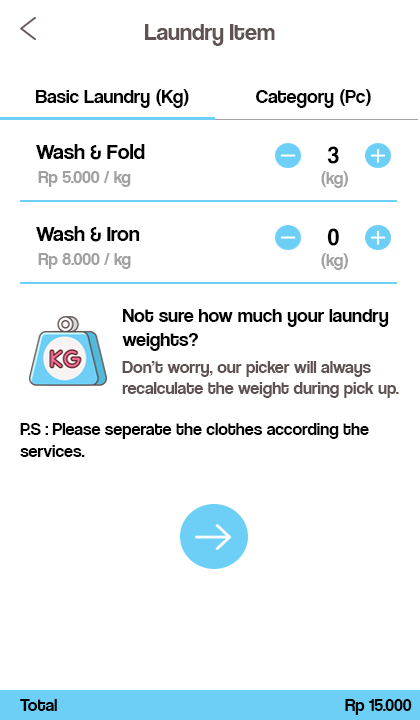
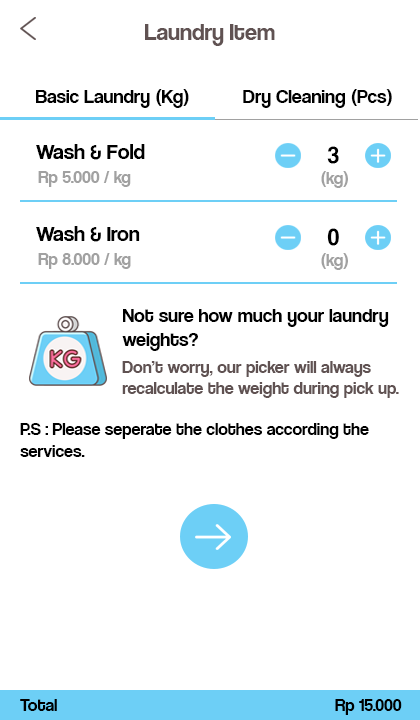
Revision of a layered 420 × 720 image; what changed, layer by layer:
painted on "Rp 15.000" over (335, 699, 412, 715)
renamed "Category (Pc)" to "Dry Cleaning (Pcs)", painted on it over (243, 89, 392, 108)
